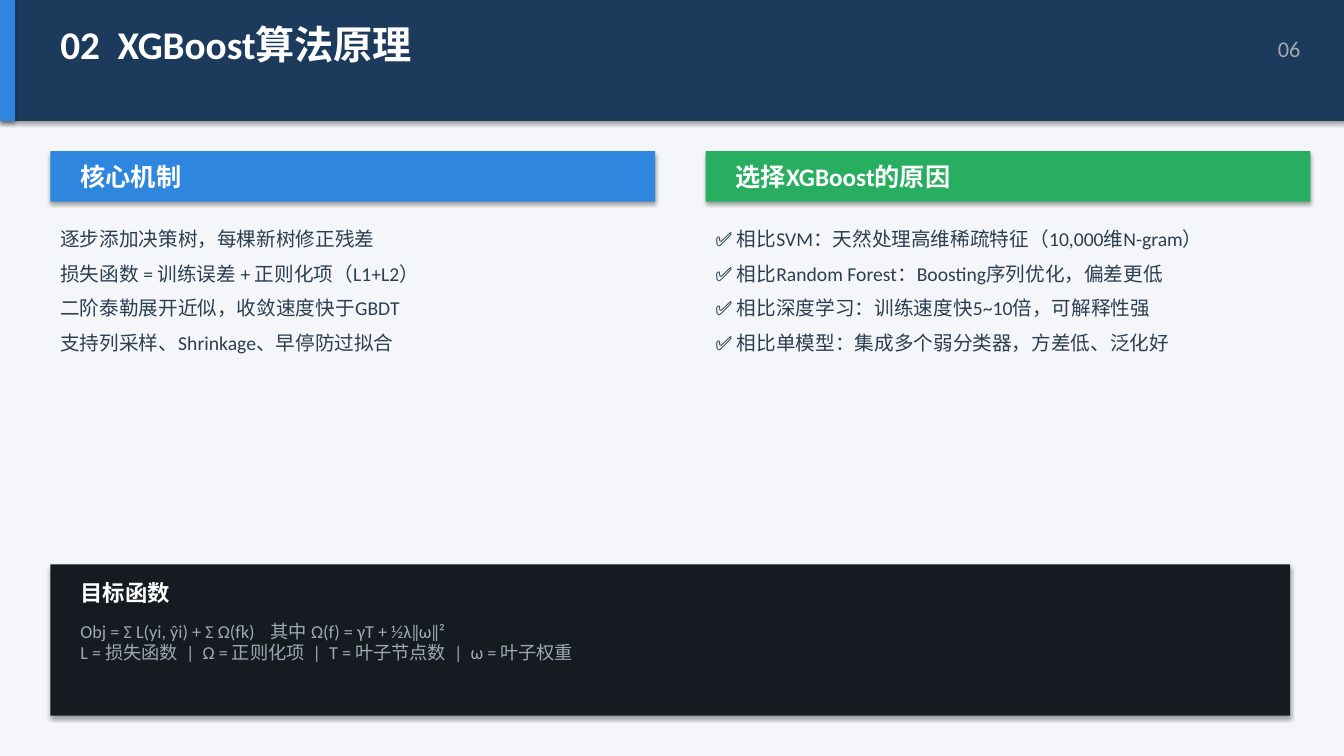
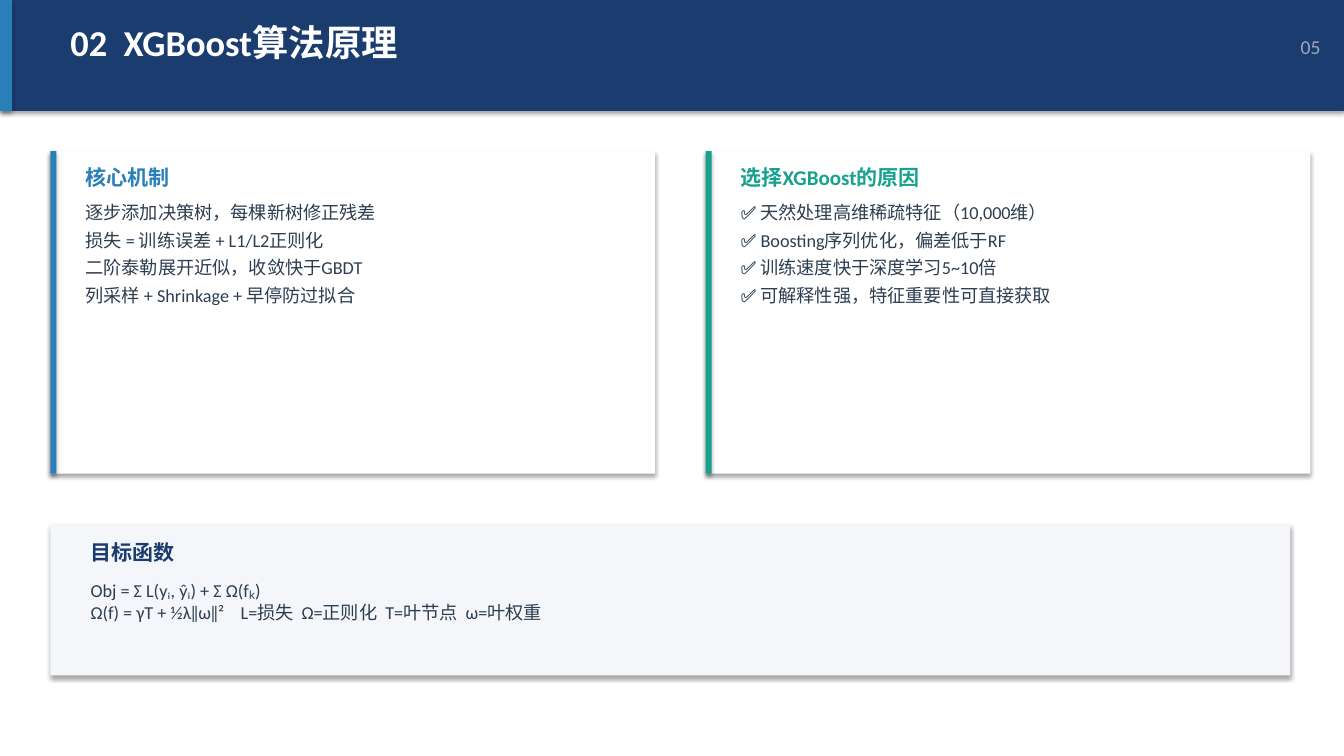
Before and after one commit to sweeete/Cloud-Security-Study, a slide deck: slide 5 of Graduation-Project/毕业答辩PPT.pptx. Drawn at 1344x756 pixels with LibreOffice and Linux fonts; fonts in the diff are those of the drawing. Boxes give left, top, right and bottom in pixels: in the first picture for what was removed or moved away, otherwise in the second. Text is boxed around its words. In the diff, an @@ line names an element or a change of style, - is before the commit and + after.

Commit message:
fix: 优化PPT排版，精确定位+统一格式
- 使用 inches 精确定位所有元素
- 深色封面 + 浅色正文配色方案
- 统一顶部标题栏 + 页码
- 卡片式 section_box 布局
- 表格交替行 + 高亮行
- section_box 函数统一管理卡片样式

```diff
--- a/Graduation-Project/毕业答辩PPT.pptx
+++ b/Graduation-Project/毕业答辩PPT.pptx
@@ background #F4F6F9 to #FFFFFF @@
@@ rectangle: place and size @@
-rectangle at (0, 0, 1344, 121)
+rectangle at (0, 0, 1344, 111)
@@ rectangle at (0, 0, 1344, 111): fill #1B3A5C to #1A3C6E @@
@@ rectangle: place and size @@
-rectangle at (0, 0, 15, 121)
+rectangle at (0, 0, 12, 111)
@@ rectangle at (0, 0, 12, 111): fill #2E86DE to #2980B9 @@
@@ text "02 XGBoost算法原理": place and size @@
-text "02 XGBoost算法原理" at (60, 26, 412, 63)
+text "02 XGBoost算法原理" at (70, 26, 398, 60)
@@ text "02 XGBoost算法原理" at (70, 26, 398, 60): size 28 to 26 pt @@
@@ text at (1301, 41, 1321, 54): text changed; size 16 to 14 pt; text colour #A0A8B4 to #99AABB @@
-06
+05
@@ rectangle: place and size @@
-rectangle at (50, 151, 655, 202)
+rectangle at (50, 151, 655, 474)
@@ rectangle at (50, 151, 655, 474): fill #2E86DE to #FFFFFF @@
@@ rectangle added at (50, 151, 56, 474), fill #2980B9 @@
@@ text "核心机制" at (85, 167, 169, 187): size 18 to 15 pt, text colour #FFFFFF to #2980B9 @@
@@ rectangle removed at (706, 151, 1311, 202) @@
@@ rectangle added at (706, 151, 1311, 474), fill #FFFFFF @@
@@ rectangle added at (706, 151, 712, 474), fill #17A18E @@
@@ text "选择XGBoost的原因" at (741, 167, 920, 187): size 18 to 15 pt, text colour #FFFFFF to #17A18E @@
@@ text "逐步添加决策树，每棵新树修正残差": place and size @@
-text "逐步添加决策树，每棵新树修正残差" at (60, 229, 419, 354)
+text "逐步添加决策树，每棵新树修正残差" at (85, 203, 376, 305)
@@ text at (85, 203, 376, 221): size 14 to 13 pt in "逐步添加决策树，每棵新树修正残差"; less space between paragraphs @@
@@ text at (761, 203, 1052, 304): text changed; size 14 to 13 pt @@
-✅ 相比SVM：天然处理高维稀疏特征（10,000维N-gram）
-✅ 相比Random Forest：Boosting序列优化，偏差更低
-✅ 相比深度学习：训练速度快5~10倍，可解释性强
-✅ 相比单模型：集成多个弱分类器，方差低、泛化好
+✅ 天然处理高维稀疏特征（10,000维）
+✅ Boosting序列优化，偏差低于RF
+✅ 训练速度快于深度学习5~10倍
+✅ 可解释性强，特征重要性可直接获取
@@ text at (85, 231, 362, 305): text changed; size 14 to 13 pt @@
-损失函数 = 训练误差 + 正则化项（L1+L2）
-二阶泰勒展开近似，收敛速度快于GBDT
-支持列采样、Shrinkage、早停防过拟合
+损失 = 训练误差 + L1/L2正则化
+二阶泰勒展开近似，收敛快于GBDT
+列采样 + Shrinkage + 早停防过拟合
@@ rectangle: place and size @@
-rectangle at (50, 565, 1291, 716)
+rectangle at (50, 524, 1291, 676)
@@ rectangle at (50, 524, 1291, 676): fill #161B22 to #F4F6F9 @@
@@ text "目标函数": place and size @@
-text "目标函数" at (80, 582, 169, 603)
+text "目标函数" at (91, 542, 175, 562)
@@ text "目标函数" at (91, 542, 175, 562): size 16 to 15 pt, text colour #FFFFFF to #1A3C6E @@
@@ text at (91, 584, 542, 622): text changed; text colour #A0A8B4 to #2C3E50 @@
-Obj = Σ L(yi, ŷi) + Σ Ω(fk) 其中 Ω(f) = γT + ½λ‖ω‖²
-L = 损失函数 | Ω = 正则化项 | T = 叶子节点数 | ω = 叶子权重
+Obj = Σ L(yᵢ, ŷᵢ) + Σ Ω(fₖ)
+Ω(f) = γT + ½λ‖ω‖² L=损失 Ω=正则化 T=叶节点 ω=叶权重
```
Also in this commit, not shown: 14 other slides changed, 1 slide added, 1 slide removed, 1 other file.
